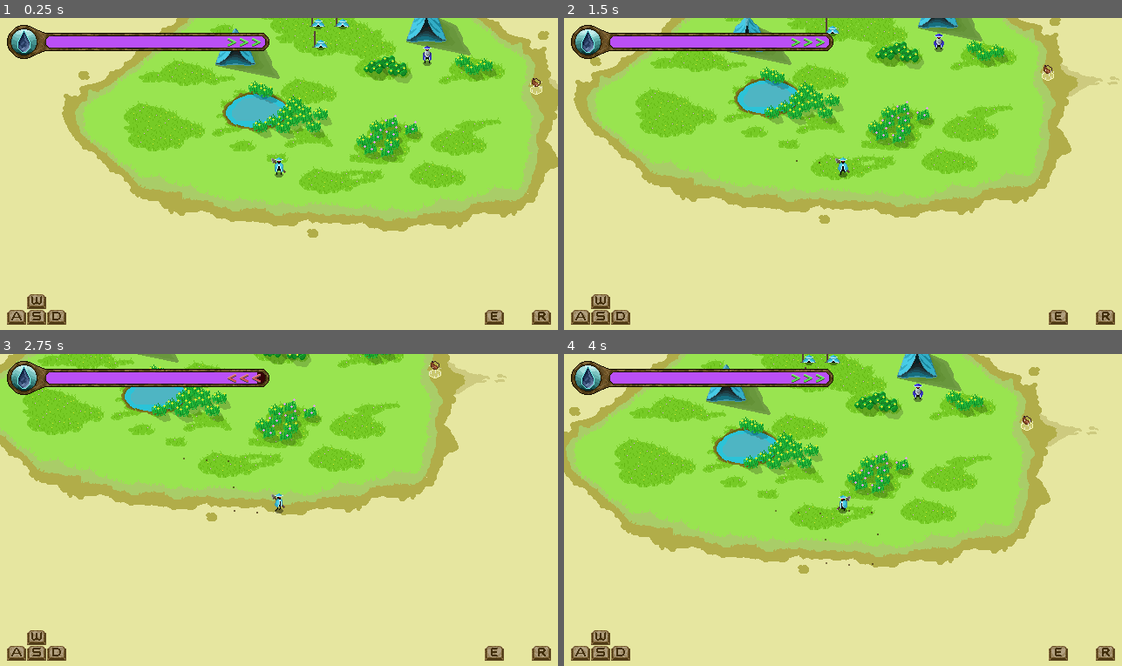
Above: before the commit, frames 1-4 (two rows, left to right).
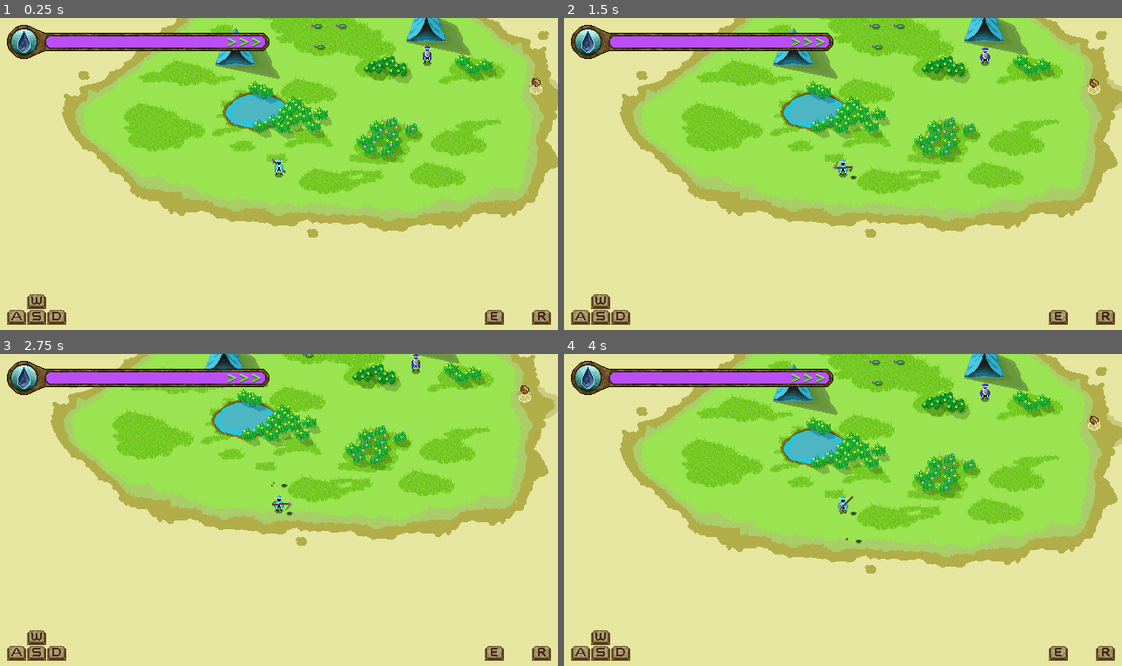
Above: after the commit, the same moments.

Repository: ObliteratedEntertainment/PixelGameJam2024
Game: Godot game, scene res://main.tscn
Two runs of this game, one before a commit and one after it. Both use one fixed random seed, a clock stepped at 60 frames per second and the inputs below.
Inputs:
- Up to frame 1 (0.25 s): no input
- Up to frame 2 (1.5 s): hold Right (ui_right) 0.53-1.28 s; tap E (player_dig, bound only after the commit) at 0.6, 1.35 s; hold Down (ui_down) from 1.28 s (still down)
- Up to frame 3 (2.75 s): release Down (ui_down) at 2.03 s; hold Right (ui_right) from 2.03 s (still down); tap E (player_dig, bound only after the commit) at 2.1 s
- Up to frame 4 (4 s): release Right (ui_right) at 2.78 s; hold Up (ui_up) 2.78-3.53 s; tap E (player_dig, bound only after the commit) at 2.85, 3.6 s; hold Left (ui_left) from 3.53 s (still down)

The runs differ from the first frame. In frame 1, 0.2% of the frame differs, in the area x 49-63%, y 0-50%; in frame 2, 35%; in frame 3, 34%; in frame 4, 38%, in the area x 0-100%, y 0-71%.

Commit message:
Added digging animations

Diff:
--- /dev/null
+++ b/dug_hole.tscn
@@ -0,0 +1,8 @@
+[gd_scene load_steps=2 format=3 uid="uid://cc1rj4lufyq2o"]
+
+[ext_resource type="Texture2D" uid="uid://bt4jr0tka80u" path="res://sprites/player/dug_hole.png" id="1_x6o8o"]
+
+[node name="DugHole" type="Sprite2D"]
+modulate = Color(0.223529, 0.137255, 0.0392157, 0.721569)
+z_index = -1
+texture = ExtResource("1_x6o8o")
--- a/flask_power_up.gd
+++ b/flask_power_up.gd
@@ -5,12 +5,18 @@
 
 @onready var animation_player: AnimationPlayer = $AnimationPlayer
 
+var consumed = false
+
 # Called when the node enters the scene tree for the first time.
 func _ready() -> void:
 	pass # Replace with function body.
 
 
 func consume():
+	if consumed:
+		return
+
+	consumed = true
 	flask.visible = false
 
 	# TODO: call animation player to do a power removal
--- a/player.gd
+++ b/player.gd
@@ -1,6 +1,7 @@
 extends CharacterBody2D
 
 const FOOTPRINT = preload("res://footprint.tscn")
+const DUG_HOLE = preload("res://dug_hole.tscn")
 
 const ACCEL := 100.0
 const MAX_SPEED := 80.0
@@ -15,6 +16,11 @@
 @onready var east_side: Marker2D = $EastSide
 @onready var west_side: Marker2D = $WestSide
 
+@onready var west_dig: Marker2D = $WestDig
+@onready var east_dig: Marker2D = $EastDig
+
+
+
 @onready var animation_tree: AnimationTree = $AnimationTree
 
 @onready var sand_step: AudioStreamPlayer2D = $SandFootstep
@@ -23,6 +29,7 @@
 
 var last_active_direction := Vector2.DOWN
 @export var idling := false
+@export var digging := false
 @export var exhausted := false
 @export var dead := false
 
@@ -81,7 +88,12 @@
 
 	var speed := minf(speed + ACCEL * ACCEL * delta, MAX_SPEED)
 
+	# Always calculate water drain while we are alive
 	_process_water_drain(delta)
+
+	# prevent moving while digging
+	if digging:
+		return
 
 	# Get the input direction and handle the movement/deceleration.
 	# As good practice, you should replace UI actions with custom gameplay actions.
@@ -99,9 +111,12 @@
 	animation_tree["parameters/Movement/blend_position"] = direction
 	animation_tree["parameters/Idle/Exhausted/blend_position"] = last_active_direction
 	animation_tree["parameters/Idle/Idle/blend_position"] = last_active_direction
-
-
-
+	animation_tree["parameters/Digging/blend_position"] = last_active_direction.x
+
+
+	if Input.is_action_just_pressed("player_dig"):
+		digging = true
+		return
 
 	move_and_slide()
 
@@ -217,7 +232,15 @@
 		global_position = recent_oasis.player_respawn.global_position
 		dead = false
 
-
+func _anim_dig_hole(spawn_west: bool):
+
+	var hole = DUG_HOLE.instantiate()
+	if spawn_west:
+		hole.global_position = west_dig.global_position
+	else:
+		hole.global_position = east_dig.global_position
+
+	get_parent().add_child(hole)
 
 func _anim_place_footprint(spawn_west: bool):
 	var footprint = FOOTPRINT.instantiate()
--- a/player.tscn
+++ b/player.tscn
@@ -116,6 +116,18 @@
 "transitions": PackedFloat32Array(1),
 "update": 1,
 "values": [Vector2i(0, 0)]
+}
+tracks/1/type = "value"
+tracks/1/imported = false
+tracks/1/enabled = true
+tracks/1/path = NodePath("Sprite2D:flip_h")
+tracks/1/interp = 1
+tracks/1/loop_wrap = true
+tracks/1/keys = {
+"times": PackedFloat32Array(0),
+"transitions": PackedFloat32Array(1),
+"update": 1,
+"values": [false]
 }
 
 [sub_resource type="Animation" id="Animation_waqnn"]
@@ -282,6 +294,90 @@
 }]
 }
 
+[sub_resource type="Animation" id="Animation_36c2p"]
+resource_name = "dig_left"
+step = 0.1
+tracks/0/type = "value"
+tracks/0/imported = false
+tracks/0/enabled = true
+tracks/0/path = NodePath("Sprite2D:frame_coords")
+tracks/0/interp = 1
+tracks/0/loop_wrap = true
+tracks/0/keys = {
+"times": PackedFloat32Array(0, 0.1, 0.2, 0.3, 0.4, 0.5, 0.6, 0.7, 0.8, 0.9),
+"transitions": PackedFloat32Array(1, 1, 1, 1, 1, 1, 1, 1, 1, 1),
+"update": 1,
+"values": [Vector2i(0, 8), Vector2i(1, 8), Vector2i(2, 8), Vector2i(3, 8), Vector2i(4, 8), Vector2i(5, 8), Vector2i(6, 8), Vector2i(7, 8), Vector2i(8, 8), Vector2i(9, 8)]
+}
+tracks/1/type = "method"
+tracks/1/imported = false
+tracks/1/enabled = true
+tracks/1/path = NodePath(".")
+tracks/1/interp = 1
+tracks/1/loop_wrap = true
+tracks/1/keys = {
+"times": PackedFloat32Array(0.5),
+"transitions": PackedFloat32Array(1),
+"values": [{
+"args": [true],
+"method": &"_anim_dig_hole"
+}]
+}
+tracks/2/type = "value"
+tracks/2/imported = false
+tracks/2/enabled = true
+tracks/2/path = NodePath(".:digging")
+tracks/2/interp = 1
+tracks/2/loop_wrap = true
+tracks/2/keys = {
+"times": PackedFloat32Array(0, 1),
+"transitions": PackedFloat32Array(1, 1),
+"update": 1,
+"values": [true, false]
+}
+
+[sub_resource type="Animation" id="Animation_72aof"]
+resource_name = "dig_right"
+step = 0.1
+tracks/0/type = "value"
+tracks/0/imported = false
+tracks/0/enabled = true
+tracks/0/path = NodePath("Sprite2D:frame_coords")
+tracks/0/interp = 1
+tracks/0/loop_wrap = true
+tracks/0/keys = {
+"times": PackedFloat32Array(0, 0.1, 0.2, 0.3, 0.4, 0.5, 0.6, 0.7, 0.8, 0.9),
+"transitions": PackedFloat32Array(1, 1, 1, 1, 1, 1, 1, 1, 1, 1),
+"update": 1,
+"values": [Vector2i(0, 9), Vector2i(1, 9), Vector2i(2, 9), Vector2i(3, 9), Vector2i(4, 9), Vector2i(5, 9), Vector2i(6, 9), Vector2i(7, 9), Vector2i(8, 9), Vector2i(9, 9)]
+}
+tracks/1/type = "method"
+tracks/1/imported = false
+tracks/1/enabled = true
+tracks/1/path = NodePath(".")
+tracks/1/interp = 1
+tracks/1/loop_wrap = true
+tracks/1/keys = {
+"times": PackedFloat32Array(0.5),
+"transitions": PackedFloat32Array(1),
+"values": [{
+"args": [false],
+"method": &"_anim_dig_hole"
+}]
+}
+tracks/2/type = "value"
+tracks/2/imported = false
+tracks/2/enabled = true
+tracks/2/path = NodePath(".:digging")
+tracks/2/interp = 1
+tracks/2/loop_wrap = true
+tracks/2/keys = {
+"times": PackedFloat32Array(0, 1),
+"transitions": PackedFloat32Array(1, 1),
+"update": 1,
+"values": [true, false]
+}
+
 [sub_resource type="AnimationLibrary" id="AnimationLibrary_djc75"]
 _data = {
 "DeathDown": SubResource("Animation_jjatk"),
@@ -293,11 +389,26 @@
 "RunDown": SubResource("Animation_waqnn"),
 "RunLeft": SubResource("Animation_okb0e"),
 "RunRight": SubResource("Animation_k8yte"),
-"RunUp": SubResource("Animation_1algh")
+"RunUp": SubResource("Animation_1algh"),
+"dig_left": SubResource("Animation_36c2p"),
+"dig_right": SubResource("Animation_72aof")
 }
 
 [sub_resource type="AnimationNodeAnimation" id="AnimationNodeAnimation_3ntqn"]
 animation = &"DeathDown"
+
+[sub_resource type="AnimationNodeAnimation" id="AnimationNodeAnimation_p5gqv"]
+animation = &"dig_left"
+
+[sub_resource type="AnimationNodeAnimation" id="AnimationNodeAnimation_apnog"]
+animation = &"dig_right"
+
+[sub_resource type="AnimationNodeBlendSpace1D" id="AnimationNodeBlendSpace1D_6yyxx"]
+blend_point_0/node = SubResource("AnimationNodeAnimation_p5gqv")
+blend_point_0/pos = -0.9
+blend_point_1/node = SubResource("AnimationNodeAnimation_apnog")
+blend_point_1/pos = 1.0
+blend_mode = 1
 
 [sub_resource type="AnimationNodeAnimation" id="AnimationNodeAnimation_3n2ev"]
 animation = &"ExhaleDown"
@@ -320,6 +431,7 @@
 blend_point_2/pos = Vector2(0.7, 0)
 blend_point_3/node = SubResource("AnimationNodeAnimation_3g4qd")
 blend_point_3/pos = Vector2(0, -0.5)
+sync = true
 
 [sub_resource type="AnimationNodeAnimation" id="AnimationNodeAnimation_du88p"]
 animation = &"IdleDown"
@@ -342,6 +454,7 @@
 blend_point_2/pos = Vector2(-0.7, 0)
 blend_point_3/node = SubResource("AnimationNodeAnimation_xu13a")
 blend_point_3/pos = Vector2(0.7, 0)
+sync = true
 
 [sub_resource type="AnimationNodeStateMachineTransition" id="AnimationNodeStateMachineTransition_odpkm"]
 advance_mode = 2
@@ -434,19 +547,45 @@
 [sub_resource type="AnimationNodeStateMachineTransition" id="AnimationNodeStateMachineTransition_fvhtm"]
 advance_mode = 2
 
+[sub_resource type="AnimationNodeStateMachineTransition" id="AnimationNodeStateMachineTransition_cdqte"]
+priority = 0
+advance_mode = 2
+advance_expression = "digging and not dead"
+
+[sub_resource type="AnimationNodeStateMachineTransition" id="AnimationNodeStateMachineTransition_rcmg5"]
+priority = 0
+advance_mode = 2
+advance_expression = "digging and not dead"
+
+[sub_resource type="AnimationNodeStateMachineTransition" id="AnimationNodeStateMachineTransition_xi86q"]
+switch_mode = 2
+advance_mode = 2
+advance_expression = "not idling"
+
+[sub_resource type="AnimationNodeStateMachineTransition" id="AnimationNodeStateMachineTransition_w8mc7"]
+switch_mode = 2
+advance_mode = 2
+advance_expression = "idling"
+
+[sub_resource type="AnimationNodeStateMachineTransition" id="AnimationNodeStateMachineTransition_yq3k2"]
+advance_mode = 2
+advance_expression = "dead"
+
 [sub_resource type="AnimationNodeStateMachine" id="AnimationNodeStateMachine_rg5it"]
 states/DeathDown/node = SubResource("AnimationNodeAnimation_3ntqn")
 states/DeathDown/position = Vector2(800, 91.0625)
+states/Digging/node = SubResource("AnimationNodeBlendSpace1D_6yyxx")
+states/Digging/position = Vector2(800.25, -61.5)
 states/End/position = Vector2(995, 89.75)
 states/Idle/node = SubResource("AnimationNodeStateMachine_y0qj0")
 states/Idle/position = Vector2(505, 164.5)
 states/Movement/node = SubResource("AnimationNodeBlendSpace2D_0choh")
-states/Movement/position = Vector2(505.5, 5.5)
+states/Movement/position = Vector2(472, -47)
 states/Respawn/node = SubResource("AnimationNodeAnimation_bocnv")
 states/Respawn/position = Vector2(802.25, 239)
 states/Start/position = Vector2(206, 164.75)
-transitions = ["Start", "Idle", SubResource("AnimationNodeSt …(465 unchanged characters)… mationNodeStateMachineTransition_fvhtm")]
-graph_offset = Vector2(98, -2)
+transitions = ["Start", "Idle", SubResource("AnimationNodeSt …(465 unchanged characters)… mationNodeStateMachineTransition_fvhtm"), "Movement", "Digging", SubResource("AnimationNodeStateMachineTransition_cdqte"), "Idle", "Digging", SubResource("AnimationNodeStateMachineTransition_rcmg5"), "Digging", "Movement", SubResource("AnimationNodeStateMachineTransition_xi86q"), "Digging", "Idle", SubResource("AnimationNodeStateMachineTransition_w8mc7"), "Digging", "DeathDown", SubResource("AnimationNodeStateMachineTransition_yq3k2")]
+graph_offset = Vector2(140, -88)
 
 [sub_resource type="CircleShape2D" id="CircleShape2D_i4c62"]
 radius = 7.0
@@ -468,26 +607,38 @@
 shape = SubResource("CapsuleShape2D_njm32")
 
 [node name="Sprite2D" type="Sprite2D" parent="."]
-position = Vector2(0, -16)
+position = Vector2(0, -8)
 texture = ExtResource("2_e2s6s")
-hframes = 8
-vframes = 8
+hframes = 10
+vframes = 10
 
 [node name="AnimationPlayer" type="AnimationPlayer" parent="."]
+callback_mode_method = 1
 libraries = {
 "": SubResource("AnimationLibrary_djc75")
 }
 
 [node name="AnimationTree" type="AnimationTree" parent="."]
+callback_mode_method = 1
 tree_root = SubResource("AnimationNodeStateMachine_rg5it")
 advance_expression_base_node = NodePath("..")
 anim_player = NodePath("../AnimationPlayer")
 parameters/current_length = 0.80001
-parameters/current_position = 0.445594
-parameters/current_delta = 0.0166667
+parameters/current_position = 0.656467
+parameters/current_delta = 0.00694444
 parameters/DeathDown/current_length = 0.80001
 parameters/DeathDown/current_position = 0.80001
 parameters/DeathDown/current_delta = 0.0
+parameters/Digging/current_length = 1.0
+parameters/Digging/current_position = 1.0
+parameters/Digging/current_delta = 0.0110018
+parameters/Digging/blend_position = -0.247696
+parameters/Digging/0/current_length = 1.0
+parameters/Digging/0/current_position = 1.0
+parameters/Digging/0/current_delta = 0.0110018
+parameters/Digging/1/current_length = null
+parameters/Digging/1/current_position = null
+parameters/Digging/1/current_delta = null
 parameters/End/current_length = null
 parameters/End/current_position = null
 parameters/End/current_delta = null
@@ -500,7 +651,7 @@
 parameters/Idle/Exhausted/current_length = 0.80001
 parameters/Idle/Exhausted/current_position = 0.0
 parameters/Idle/Exhausted/current_delta = 0.0
-parameters/Idle/Exhausted/blend_position = Vector2(0.729167, -0.718062)
+parameters/Idle/Exhausted/blend_position = Vector2(0.142494, -0.94723)
 parameters/Idle/Exhausted/0/current_length = 0.80001
 parameters/Idle/Exhausted/0/current_position = 0.0
 parameters/Idle/Exhausted/0/current_delta = 0.0
@@ -533,21 +684,21 @@
 parameters/Idle/Start/current_position = 0.0
 parameters/Idle/Start/current_delta = 0.0
 parameters/Movement/current_length = 0.80001
-parameters/Movement/current_position = 0.445594
-parameters/Movement/current_delta = 0.0166667
+parameters/Movement/current_position = 0.656467
+parameters/Movement/current_delta = 0.00694444
 parameters/Movement/blend_position = Vector2(-0.446187, 0.629956)
 parameters/Movement/0/current_length = 0.80001
-parameters/Movement/0/current_position = 0.445594
-parameters/Movement/0/current_delta = 0.0166667
+parameters/Movement/0/current_position = 0.656467
+parameters/Movement/0/current_delta = 0.00694444
 parameters/Movement/1/current_length = 0.80001
-parameters/Movement/1/current_position = 0.445594
-parameters/Movement/1/current_delta = 0.0166667
+parameters/Movement/1/current_position = 0.656467
+parameters/Movement/1/current_delta = 0.00694444
 parameters/Movement/2/current_length = 0.80001
-parameters/Movement/2/current_position = 0.445594
-parameters/Movement/2/current_delta = 0.0166667
+parameters/Movement/2/current_position = 0.656467
+parameters/Movement/2/current_delta = 0.00694444
 parameters/Movement/3/current_length = 0.80001
-parameters/Movement/3/current_position = 0.445594
-parameters/Movement/3/current_delta = 0.0166667
+parameters/Movement/3/current_position = 0.656467
+parameters/Movement/3/current_delta = 0.00694444
 parameters/Respawn/current_length = null
 parameters/Respawn/current_position = null
 parameters/Respawn/current_delta = null
@@ -592,3 +743,9 @@
 [node name="SandFootstep" type="AudioStreamPlayer2D" parent="."]
 stream = SubResource("AudioStreamRandomizer_i2k00")
 volume_db = -10.0
+
+[node name="WestDig" type="Marker2D" parent="."]
+position = Vector2(-9, 3)
+
+[node name="EastDig" type="Marker2D" parent="."]
+position = Vector2(12, 3)
--- a/project.godot
+++ b/project.godot
@@ -70,6 +70,18 @@
 "events": [Object(InputEventKey,"resource_local_to_scene":false,"resource_name":"","device":-1,"window_id":0,"alt_press …(189 unchanged characters)…
 ]
 }
+player_dig={
+"deadzone": 0.5,
+"events": [Object(InputEventKey,"resource_local_to_scene":false,"resource_name":"","device":-1,"window_id":0,"alt_pressed":false,"shift_pressed":false,"ctrl_pressed":false,"meta_pressed":false,"pressed":false,"keycode":0,"physical_keycode":69,"key_label":0,"unicode":101,"location":0,"echo":false,"script":null)
+, Object(InputEventKey,"resource_local_to_scene":false,"resource_name":"","device":-1,"window_id":0,"alt_pressed":false,"shift_pressed":false,"ctrl_pressed":false,"meta_pressed":false,"pressed":false,"keycode":0,"physical_keycode":4194309,"key_label":0,"unicode":0,"location":0,"echo":false,"script":null)
+, Object(InputEventKey,"resource_local_to_scene":false,"resource_name":"","device":-1,"window_id":0,"alt_pressed":false,"shift_pressed":false,"ctrl_pressed":false,"meta_pressed":false,"pressed":false,"keycode":0,"physical_keycode":32,"key_label":0,"unicode":32,"location":0,"echo":false,"script":null)
+]
+}
+player_write={
+"deadzone": 0.5,
+"events": [Object(InputEventKey,"resource_local_to_scene":false,"resource_name":"","device":-1,"window_id":0,"alt_pressed":false,"shift_pressed":false,"ctrl_pressed":false,"meta_pressed":false,"pressed":false,"keycode":0,"physical_keycode":82,"key_label":0,"unicode":114,"location":0,"echo":false,"script":null)
+]
+}
 
 [layer_names]
 
--- /dev/null
+++ b/utils/max_distance_helper.gd
@@ -0,0 +1,12 @@
+@tool
+extends Node2D
+
+@export var used_flasks := 0
+@export var used_cactus_digs := 0
+
+# Called when the node enters the scene tree for the first time.
+func _ready() -> void:
+	pass # Replace with function body.
+
+func _draw() -> void:
+	pass
--- a/world.tscn
+++ b/world.tscn
@@ -1,6 +1,7 @@
-[gd_scene load_steps=4 format=3 uid="uid://dic8xj22l5wul"]
+[gd_scene load_steps=5 format=3 uid="uid://dic8xj22l5wul"]
 
 [ext_resource type="PackedScene" uid="uid://dgvotwqi8xwg" path="res://player.tscn" id="1_e1qv5"]
+[ext_resource type="Script" path="res://utils/max_distance_helper.gd" id="4_126kj"]
 [ext_resource type="Script" path="res://player_deaths_manager.gd" id="19_dbppj"]
 [ext_resource type="PackedScene" uid="uid://cmn5brqbir8ed" path="res://oases/starting_oasis.tscn" id="20_fn41c"]
 
@@ -31,5 +32,8 @@
 [node name="StartingOasis" parent="Oases" instance=ExtResource("20_fn41c")]
 position = Vector2(-3, -2)
 
+[node name="MaxDistanceHelper" type="Node2D" parent="Oases"]
+script = ExtResource("4_126kj")
+
 [node name="DesertZones" type="Node2D" parent="."]
 y_sort_enabled = true
Not shown, added: builds/web/OasisGame.apple-touch-icon.png.import
Not shown, added: builds/web/OasisGame.icon.png.import
Not shown, added: builds/web/OasisGame.png.import
Binary file changed: docs/concept_ingame.aseprite
Binary file changed: docs/concept_player.aseprite
Not shown, changed: export_presets.cfg
Not shown: 1 places in player.tscn that only renumber resources
Binary file changed: sprites/items/power_up.aseprite
Binary file added: sprites/player/dug_hole.aseprite
Binary file added: sprites/player/dug_hole.png
Not shown, added: sprites/player/dug_hole.png.import
Binary file changed: sprites/player/player.png
(and 11 more such lines)
